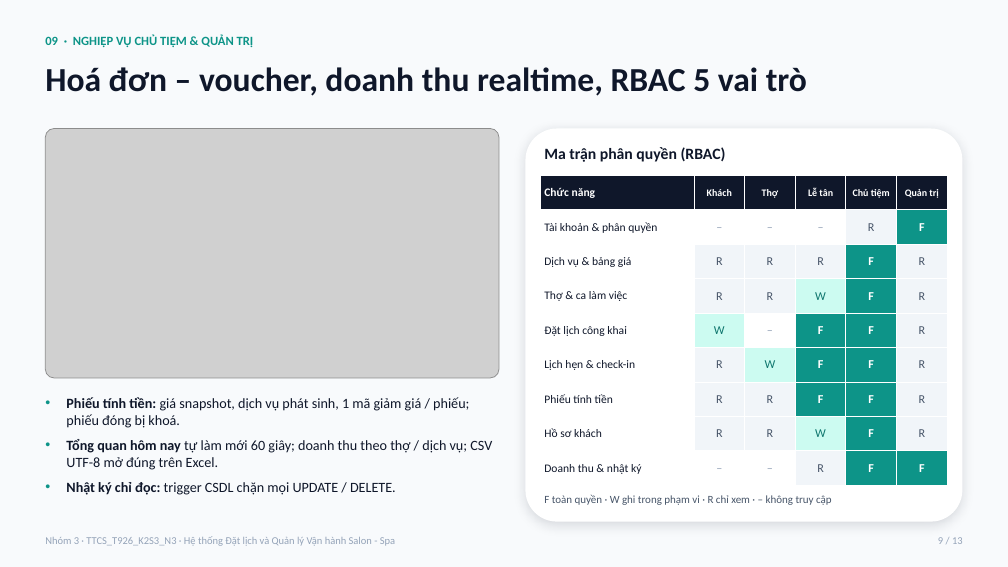
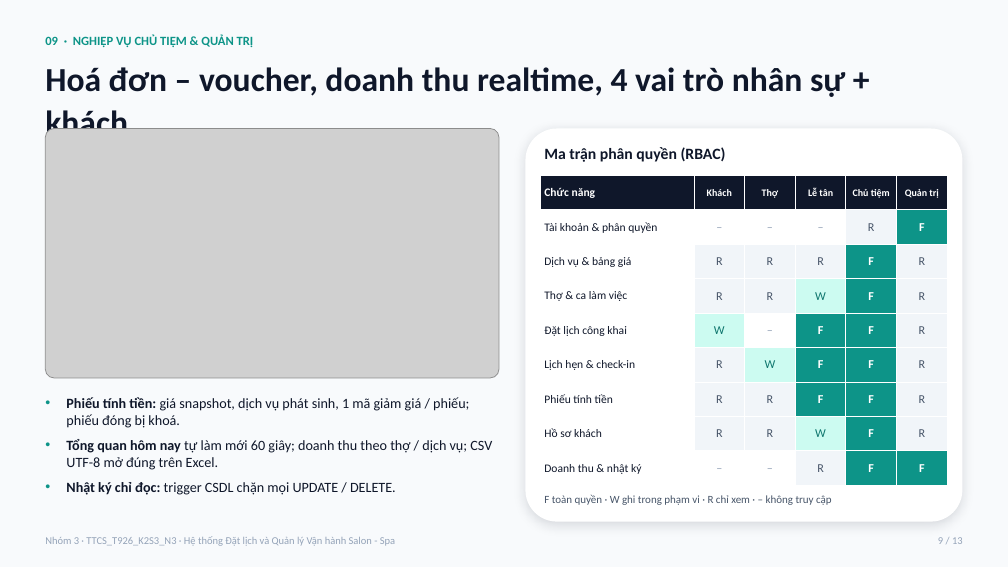
Before and after one commit to steveprovip/thucTap_HeThongDatLichSPA, a slide deck: slide 9 of docs/Slide_Bao_Cao_He_Thong_Dat_Lich_Salon_Spa.pptx. Drawn at 1008x567 pixels with LibreOffice and Linux fonts; fonts in the diff are those of the drawing; grey boxes stand for pictures. Boxes give left, top, right and bottom in pixels: in the first picture for what was removed or moved away, otherwise in the second. Text is boxed around its words. In the diff, an @@ line names an element or a change of style, - is before the commit and + after.

```diff
--- a/docs/Slide_Bao_Cao_He_Thong_Dat_Lich_Salon_Spa.pptx
+++ b/docs/Slide_Bao_Cao_He_Thong_Dat_Lich_Salon_Spa.pptx
@@ text at (45, 67, 845, 97): text changed @@
-Hoá đơn – voucher, doanh thu realtime, RBAC 5 vai trò
+Hoá đơn – voucher, doanh thu realtime, 4 vai trò nhân sự + khách
```
Also in this commit, not shown: 4 other slides changed, 9 other files.
